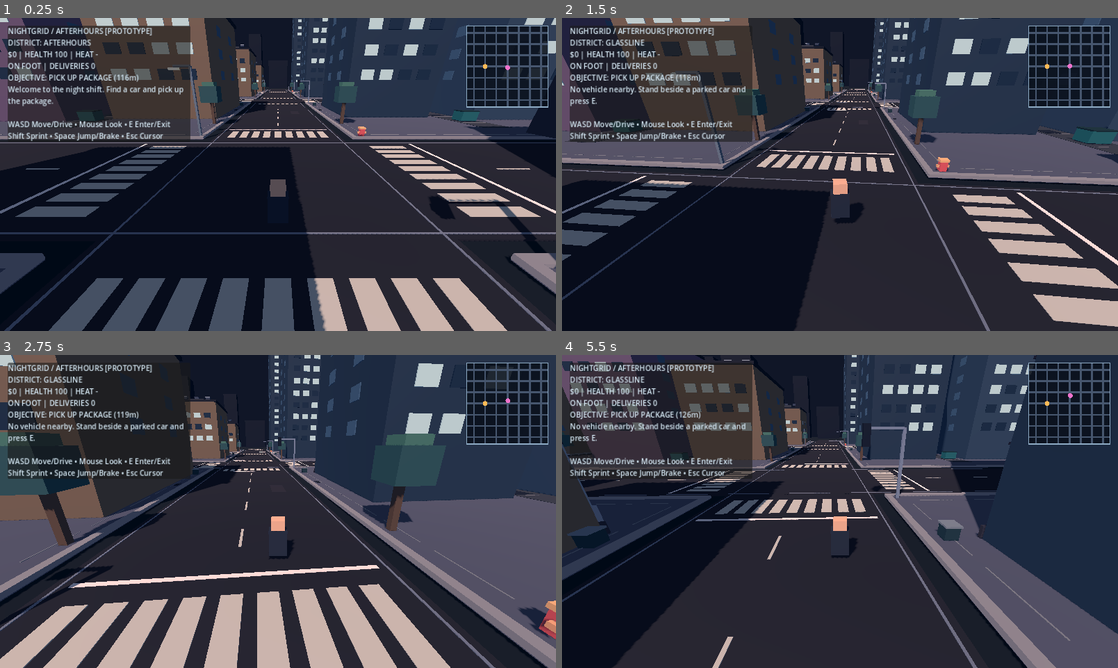
Above: before the commit, frames 1-4 (two rows, left to right).
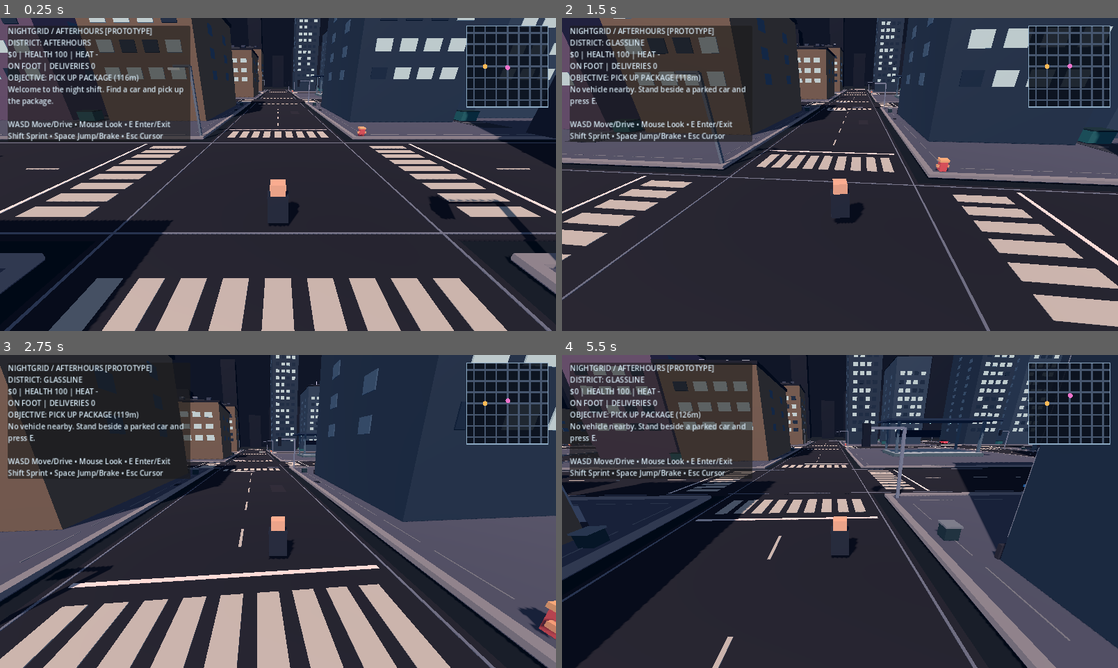
Above: after the commit, the same moments.

Repository: ProhibitedTV/NightGrid-Afterhours
Game: Godot game, scene res://scenes/main.tscn
Same seed, same stepped clock (60 frames per second), same inputs: the game is played once before the commit and once after it.
Inputs (mouse positions are in pixels of both pictures, inside the frame that each line leads up to):
- Up to frame 1 (0.25 s): no input
- Up to frame 2 (1.5 s): tap Enter at 0.5 s; move the mouse to (867, 174) at 0.52 s; hold Shift 0.53-1.28 s; hold W from 0.53 s (still down); tap Space at 0.77 s; move the mouse to (812, 174) at 1.27 s; tap E at 1.35 s
- Up to frame 3 (2.75 s): keep holding W; tap Space at 1.52 s; move the mouse to (289, 505) at 2.02 s; hold Shift from 2.03 s (still down)
- Up to frame 4 (5.5 s): keep holding W; move the mouse to (834, 517) at 2.77 s; release Shift at 2.78 s; tap E at 2.85, 4.35 s; tap Space at 3.02, 3.77, 4.52 s; move the mouse to (878, 514) at 3.52 s; hold Shift 3.53-4.28 s; move the mouse to (795, 508) at 4.27 s; move the mouse to (845, 511) at 5.02 s; hold Shift from 5.03 s (still down)

The runs differ from the first frame. In frame 1, 30% of the frame differs, in the area x 0-100%, y 0-100%; in frame 2, 29%; in frame 3, 12%; in frame 4, 13%.

Commit message:
feat(city): fixed landmark districts, exterior landmarks and reactive neon

Diff:
--- a/scripts/city_details.gd
+++ b/scripts/city_details.gd
@@ -1,4 +1,5 @@
 extends Node3D
+const WorldPlan = preload("res://scripts/world_plan.gd")
 ## Seeded city dressing. Static shell collisions + batched decorative geometry.
 ## The four neighborhoods deliberately share road geometry but not street character.
 
@@ -27,7 +28,7 @@
 var _rng := RandomNumberGenerator.new()
 var _batches: Dictionary = {}
 var _palette: Dictionary = {}
-var _statistics := {"buildings": 0, "storefronts": 0, "street_props": 0, "batched_details": 0, "districts": 4}
+var _statistics := {"buildings": 0, "storefronts": 0, "street_props": 0, "batched_details": 0, "districts": 4, "landmarks": 0}
 var _initialized := false
 
 func _ready() -> void:
@@ -51,9 +52,18 @@
 	return _statistics.duplicate()
 
 func get_district_at(position: Vector3) -> String:
-	if position.x < 0.0:
-		return "VESPER MARKET" if position.z < 0.0 else "BRICKWATER"
-	return "GLASSLINE" if position.z < 0.0 else "AFTERHOURS"
+	return WorldPlan.district_at(position)
+
+func get_nearby_landmark(position: Vector3) -> String:
+	return WorldPlan.nearby_landmark(position)
+
+func set_night_factor(value: float) -> void:
+	# Static shared emissive materials change with the time controller.
+	var brightness := lerpf(0.28, 2.15, clampf(value, 0.0, 1.0))
+	for key in _palette:
+		if str(key).ends_with("_glow"):
+			var material: StandardMaterial3D = _palette[key]
+			material.emission_energy_multiplier = brightness
 
 func _material(color: Color, emissive: bool = false) -> StandardMaterial3D:
 	var key := color.to_html(false) + ("_glow" if emissive else "_matte")
@@ -168,6 +178,11 @@
 			var offset := float(slab) * 4.2
 			_detail(center + Vector3(side * 19.3, 0.151, offset), Vector3(0.065, 0.018, 3.3), Color("747c81"))
 			_detail(center + Vector3(offset, 0.151, side * 19.3), Vector3(3.3, 0.018, 0.065), Color("747c81"))
+	var landmark: String = WorldPlan.landmark_for_block(ix, iz)
+	if not landmark.is_empty():
+		_build_landmark(center, landmark)
+		_statistics["landmarks"] += 1
+		return
 	for building in range(2):
 		var x := center.x + (-10.5 if building == 0 else 10.5)
 		var depth := _rng.randf_range(19.0, 25.5)
@@ -180,6 +195,60 @@
 		_detail(center + Vector3(0.0, 0.175, -6.0 + float(mark) * 6.0), Vector3(3.4, 0.02, 0.10), Color("62686e"))
 	_dumpster(center + Vector3(0.0, 0.3, 10.0))
 	_furniture(center, district)
+	_statistics["street_props"] += 1
+
+func _build_landmark(center: Vector3, name: String) -> void:
+	# Permanent city anchors. Open pedestrian space remains for later story scenes.
+	var label_color := Color("ffe0a2")
+	match name:
+		"LANTERN COURT":
+			label_color = Color("f4ba67")
+			# Low market pavilion; open arcade with lantern-like light bars.
+			_solid(center + Vector3(0.0, 2.20, 15.0), Vector3(18.0, 4.1, 5.0), Color("564759"))
+			_detail(center + Vector3(0.0, 4.55, 15.0), Vector3(19.4, 0.35, 6.1), Color("e8a77b"))
+			for x in [-8.0, -2.7, 2.7, 8.0]:
+				_detail(center + Vector3(x, 3.1, 12.35), Vector3(0.20, 2.2, 0.20), Color("ffbf77"), true)
+			for x in [-8.0, 8.0]:
+				for z in [-4.0, 4.0]:
+					_detail(center + Vector3(x, 2.6, z), Vector3(0.34, 5.0, 0.34), Color("75677c"))
+				_detail(center + Vector3(x, 5.20, 0.0), Vector3(0.4, 0.23, 11.0), Color("d29364"), true)
+			_label("LANTERN COURT", center + Vector3(0.0, 6.0, 11.9), label_color, 67)
+		"HELIX TERMINAL":
+			label_color = Color("6de5ee")
+			# Civic rail canopy, structural ribs and turquoise station indicator.
+			_solid(center + Vector3(0.0, 0.48, 0.0), Vector3(22.0, 0.82, 12.0), Color("4f6971"))
+			_detail(center + Vector3(0.0, 0.93, 0.0), Vector3(21.3, 0.11, 11.4), Color("9aadb0"))
+			for x in [-10.2, 10.2]:
+				for z in [-4.8, 4.8]:
+					_solid(center + Vector3(x, 4.4, z), Vector3(0.56, 7.4, 0.56), Color("506c7c"))
+			_detail(center + Vector3(0.0, 8.25, 0.0), Vector3(25.5, 0.42, 16.0), Color("263c55"))
+			for x in [-9.0, -3.0, 3.0, 9.0]:
+				_detail(center + Vector3(x, 8.0, -7.8), Vector3(0.25, 0.33, 0.22), label_color, true)
+			_detail(center + Vector3(0.0, 5.30, -8.2), Vector3(13.5, 1.85, 0.20), Color("19273c"))
+			_label("HELIX TERMINAL", center + Vector3(0.0, 5.5, -8.42), label_color, 70)
+		"FOUNDRY COMMONS":
+			label_color = Color("d6b987")
+			# Accessible green with an abstract copper civic monument.
+			for x in [-18.0, 18.0]:
+				_detail(center + Vector3(x, 0.21, 0.0), Vector3(0.45, 0.28, 32.0), Color("7d7067"))
+			for z in [-18.0, 18.0]:
+				_detail(center + Vector3(0.0, 0.21, z), Vector3(34.0, 0.28, 0.45), Color("7d7067"))
+			_detail(center + Vector3(0.0, 0.19, 0.0), Vector3(5.0, 0.15, 34.0), Color("746b66"))
+			_detail(center + Vector3(0.0, 0.19, 0.0), Vector3(34.0, 0.15, 4.3), Color("746b66"))
+			_solid(center + Vector3(0.0, 1.08, -6.0), Vector3(4.7, 1.7, 4.7), Color("5c666c"))
+			_detail(center + Vector3(0.0, 5.10, -6.0), Vector3(0.95, 7.0, 1.0), Color("e4ad76"))
+			_detail(center + Vector3(0.85, 6.60, -6.0), Vector3(2.1, 0.4, 1.0), Color("f4c98c"), true)
+			_label("FOUNDRY COMMONS", center + Vector3(0.0, 4.4, 17.1), label_color, 60)
+		"SABLE SQUARE":
+			label_color = Color("fc7fcb")
+			# Permanent community stage, public plaza and overhanging marquee.
+			_solid(center + Vector3(0.0, 1.0, 11.0), Vector3(19.0, 1.6, 9.5), Color("384057"))
+			_solid(center + Vector3(0.0, 5.75, 15.5), Vector3(22.0, 0.55, 1.1), Color("28273e"))
+			for x in [-10.4, 10.4]:
+				_detail(center + Vector3(x, 4.6, 15.5), Vector3(0.44, 8.8, 0.44), Color("9b6190"))
+			for stripe in range(-5, 6):
+				_detail(center + Vector3(float(stripe) * 1.77, 2.25, 6.0), Vector3(1.0, 0.17, 0.25), label_color, true)
+			_label("SABLE SQUARE", center + Vector3(0.0, 7.15, 14.8), label_color, 70)
 	_statistics["street_props"] += 1
 
 func _build_building(center: Vector3, width: float, depth: float, district: String, ix: int, iz: int, which: int) -> void:
@@ -285,7 +354,6 @@
 	var color: Color = ACCENT[district]
 	# Furnishing faces the road, stays on the sidewalks, not in traffic lanes.
 	for side in [-1.0, 1.0]:
-		_tree(center + Vector3(side * 19.8, 0.0, 12.5))
 		_bin(center + Vector3(side * 19.5, 0.0, -12.8))
 		_detail(center + Vector3(side * 19.8, 0.17, -3.5), Vector3(0.54, 0.035, 1.22), Color("232d39"))
 	if district == "VESPER MARKET":
@@ -306,13 +374,6 @@
 		var z := center.z + _rng.randf_range(-9.0, 12.0)
 		_detail(Vector3(x, 0.195, z), Vector3(_rng.randf_range(0.7, 2.0), 0.025, _rng.randf_range(0.8, 2.1)), Color("1c2736"))
 
-func _tree(at: Vector3) -> void:
-	_detail(at + Vector3.UP * 1.8, Vector3(0.42, 3.50, 0.42), Color("584b43"))
-	var canopy := Color("30555a") if at.z < 0.0 else Color("415750")
-	_detail(at + Vector3.UP * 4.1, Vector3(2.3, 2.0, 2.3), canopy)
-	_detail(at + Vector3.UP * 5.1, Vector3(1.55, 1.1, 1.55), Color("477569"))
-	_statistics["street_props"] += 1
-
 func _bin(at: Vector3) -> void:
 	_detail(at + Vector3.UP * 0.45, Vector3(0.8, 0.9, 0.8), Color("253e48"))
 	_detail(at + Vector3.UP * 0.94, Vector3(0.92, 0.10, 0.92), Color("728088"))
